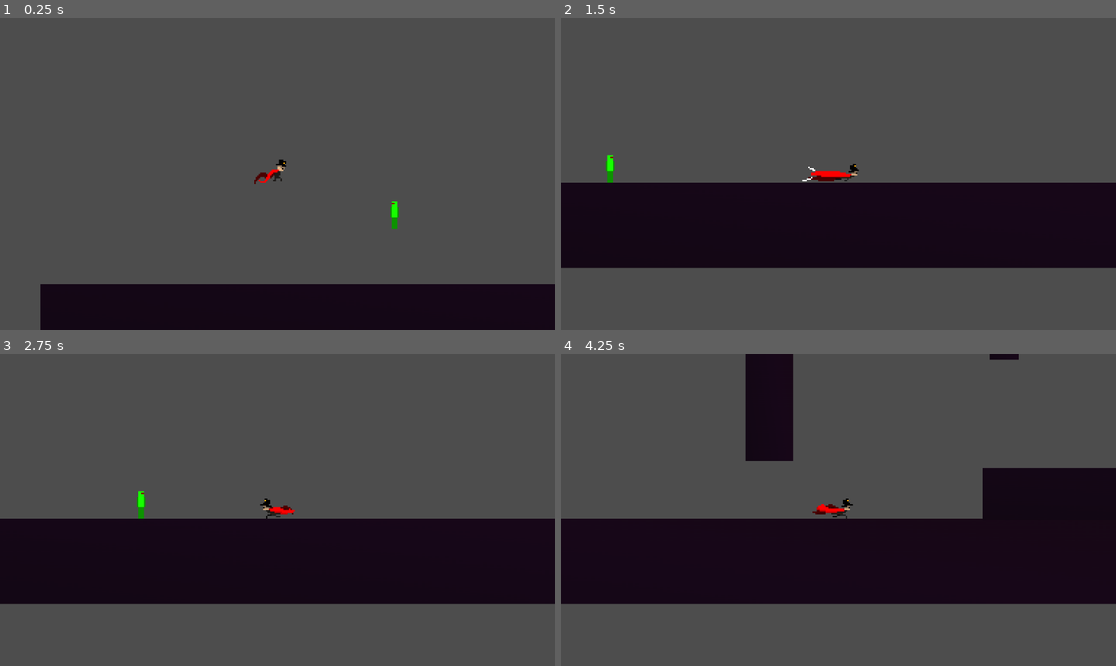
Above: before the commit, frames 1-4 (two rows, left to right).
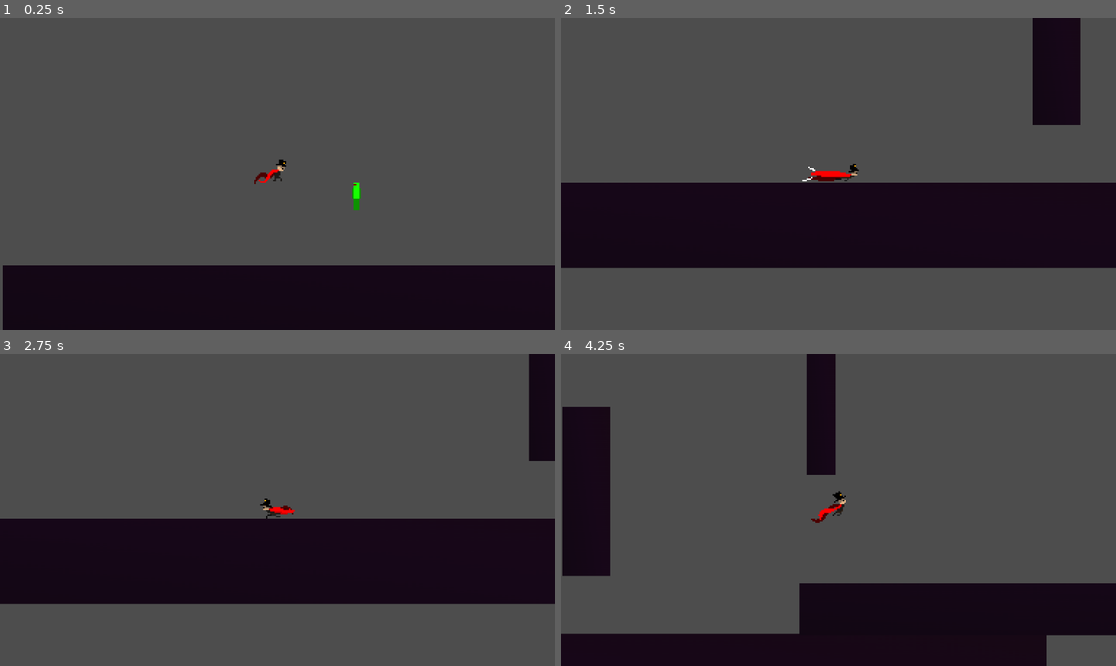
Above: after the commit, the same moments.

Repository: Tyulo13/GDC-Club-Game
Game: Godot game, scene res://scenes/level.tscn
The game is run twice, just before and just after one commit, with the same random seed, the same clock (stepped at 60 frames per second) and the same inputs.
Inputs:
- Up to frame 1 (0.25 s): no input
- Up to frame 2 (1.5 s): hold Shift (dash) 0.53-1.28 s; hold D (move_right) from 0.53 s (still down); tap Space (jump) at 0.77 s; tap Shift (dash) at 1.35 s
- Up to frame 3 (2.75 s): tap Space (jump) at 1.52 s; release D (move_right) at 2.03 s; hold A (move_left) from 2.03 s (still down); hold Shift (dash) from 2.03 s (still down)
- Up to frame 4 (4.25 s): release A (move_left) at 2.78 s; release Shift (dash) at 2.78 s; hold D (move_right) from 2.78 s (still down); tap Shift (dash) at 2.85 s; tap Space (jump) at 3.02, 3.77 s; hold Shift (dash) from 3.53 s (still down)

The runs differ from the first frame. In frame 1, 7.2% of the frame differs, in the area x 0-100%, y 52-100%; in frame 2, 3.1%; in frame 3, 1.7%; in frame 4, 49%, in the area x 0-100%, y 0-100%.

Commit message:
Moved Character
Moved character 2 inches to the right

Diff:
--- a/scenes/character_body_2d.tscn
+++ b/scenes/character_body_2d.tscn
@@ -279,6 +279,7 @@
 }]
 
 [node name="CharacterBody2D" type="CharacterBody2D"]
+position = Vector2(26, 13)
 script = ExtResource("1_ij6vw")
 
 [node name="CollisionShape2D" type="CollisionShape2D" parent="."]
